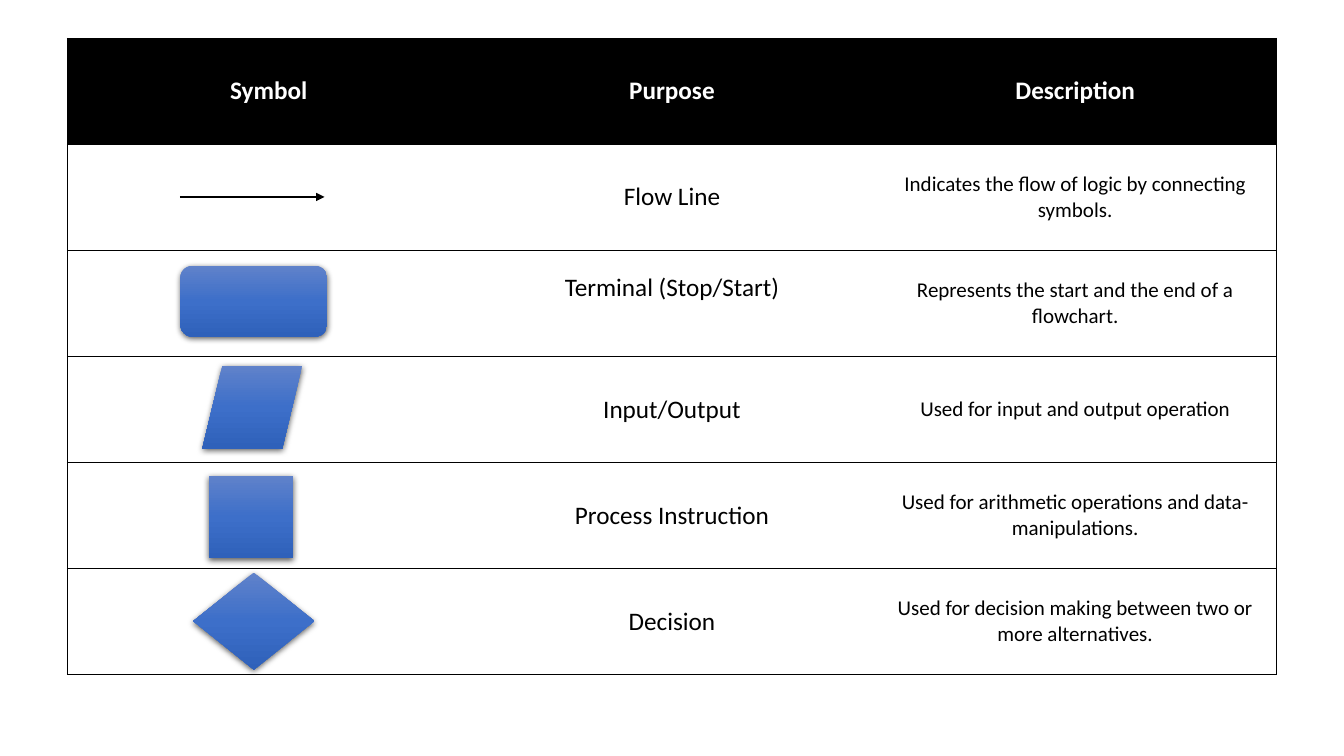
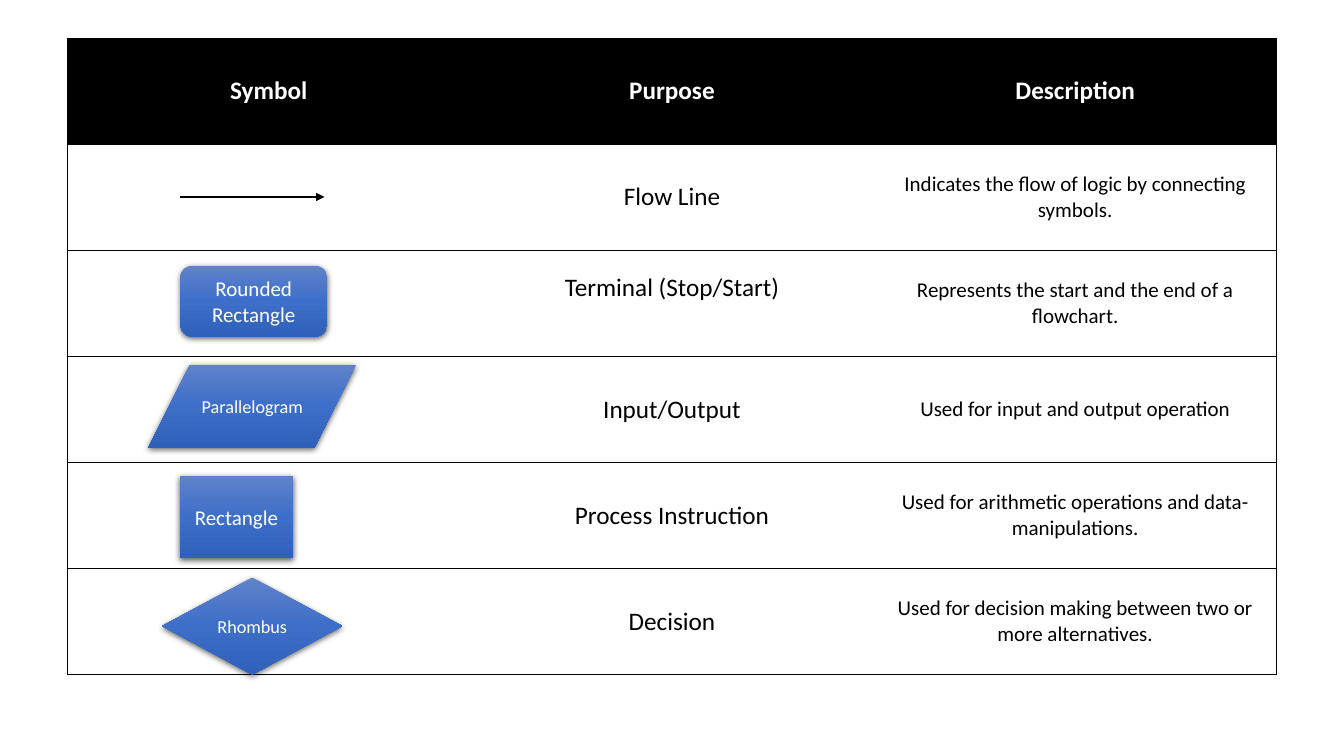
Before and after one commit to jamenggay/CCINCOML, a slide deck: slide 4 of Part 3 - Logic Development/Flowchart.pptx. Drawn at 1344x756 pixels with LibreOffice and Linux fonts; fonts in the diff are those of the drawing; background and template pictures are left out. Boxes give left, top, right and bottom in pixels: in the first picture for what was removed or moved away, otherwise in the second. Text is boxed around its words. In the diff, an @@ line names an element or a change of style, - is before the commit and + after.

Commit message:
updated slides

```diff
--- a/Part 3 - Logic Development/Flowchart.pptx
+++ b/Part 3 - Logic Development/Flowchart.pptx
@@ text in rounded rectangle at (212,281,295,326): text added @@
+Rounded Rectangle
@@ flow chart input output "Parallelogram": place and size @@
-flow chart input output "Parallelogram" at (203,366,302,449)
+flow chart input output "Parallelogram" at (148,365,356,448)
@@ text in flow chart input output at (202,400,303,416): text added @@
+Parallelogram
@@ rectangle "Rectangle": place and size @@
-rectangle "Rectangle" at (209,476,292,559)
+rectangle "Rectangle" at (180,476,293,559)
@@ text in rectangle at (195,510,278,529): text added @@
+Rectangle
@@ diamond "Rhombus": place and size @@
-diamond "Rhombus" at (194,573,315,669)
+diamond "Rhombus" at (162,578,343,675)
@@ text in diamond at (217,620,287,633): text added @@
+Rhombus
```
Also in this commit, not shown: 1 other file.
